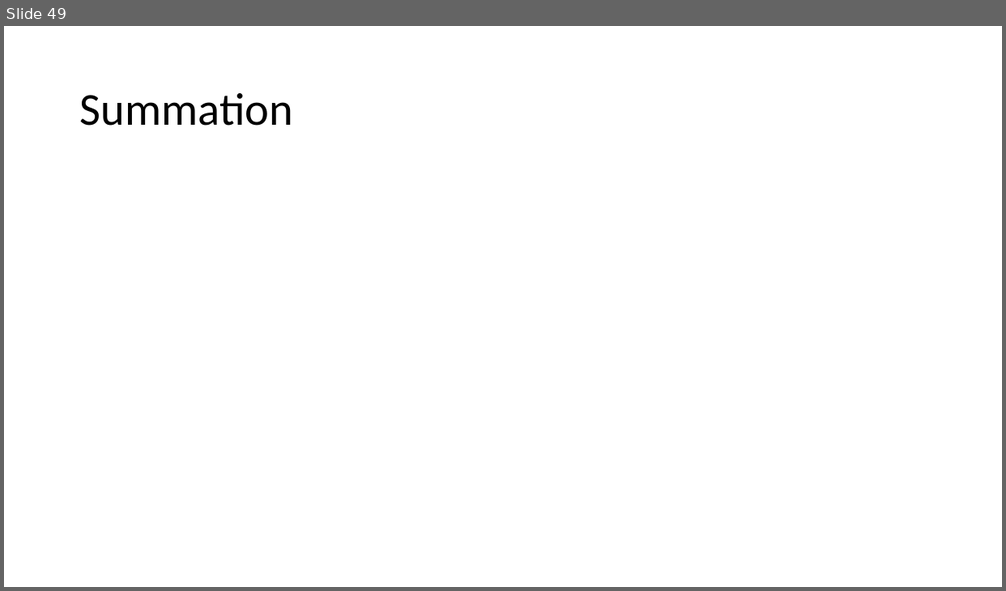
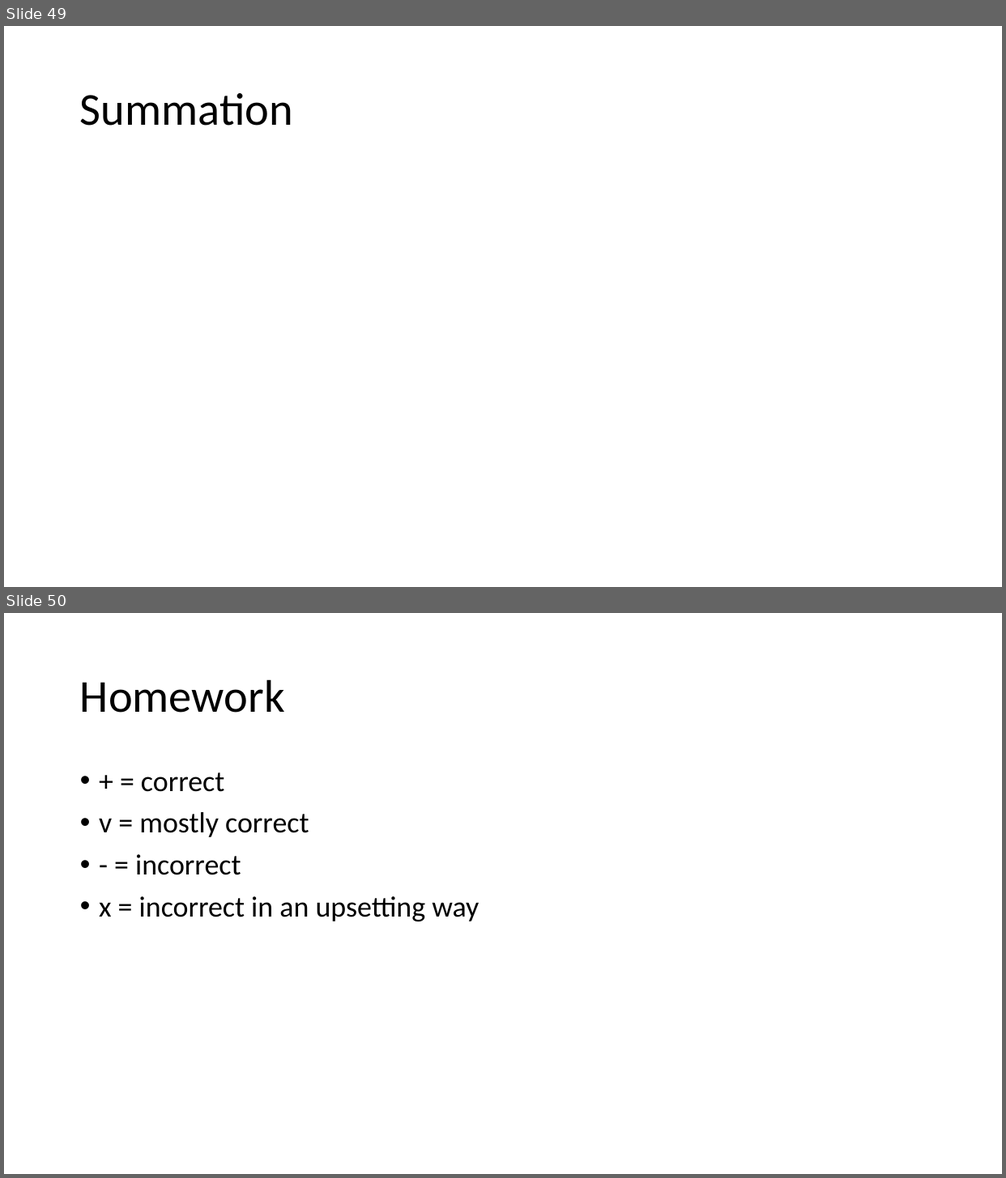
Before and after one commit to skalakm/232, a slide deck: notes.pptx. Shown one above the other, each under a label of ours: slide 49 before the commit, slides 49 and 50 after it. The pictures are 1006x591 and 1006x1178 pixels, drawn with LibreOffice and Linux fonts; fonts in the diff are those of the drawing; grey boxes stand for pictures. Boxes give left, top, right and bottom in pixels: in the first picture for what was removed or moved away, otherwise in the second. Text is boxed around its words. In the diff, an @@ line names an element or a change of style, - is before the commit and + after.

```diff
--- a/notes.pptx
+++ b/notes.pptx
@@ slide 50 added at [4, 613, 1002, 1174], background #FFFFFF @@
@@ title added at [80, 679, 285, 713], 44 pt, text #000000 @@
+Homework
@@ text added at [99, 773, 479, 922], 28 pt, text #000000 @@
+• + = correct
+• v = mostly correct
+• - = incorrect
+• x = incorrect in an upsetting way
```
Also in this commit, not shown: 1 slide changed, 3 other slides added, 1 other file.
